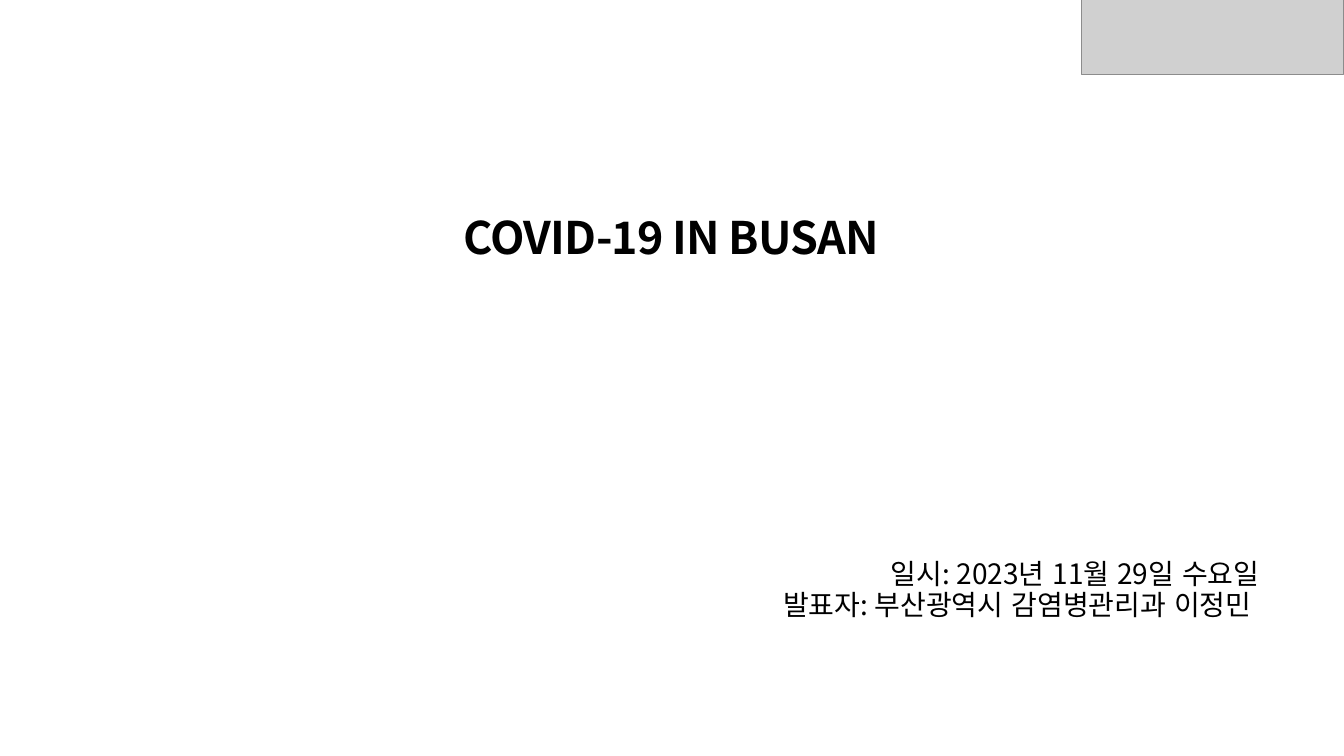
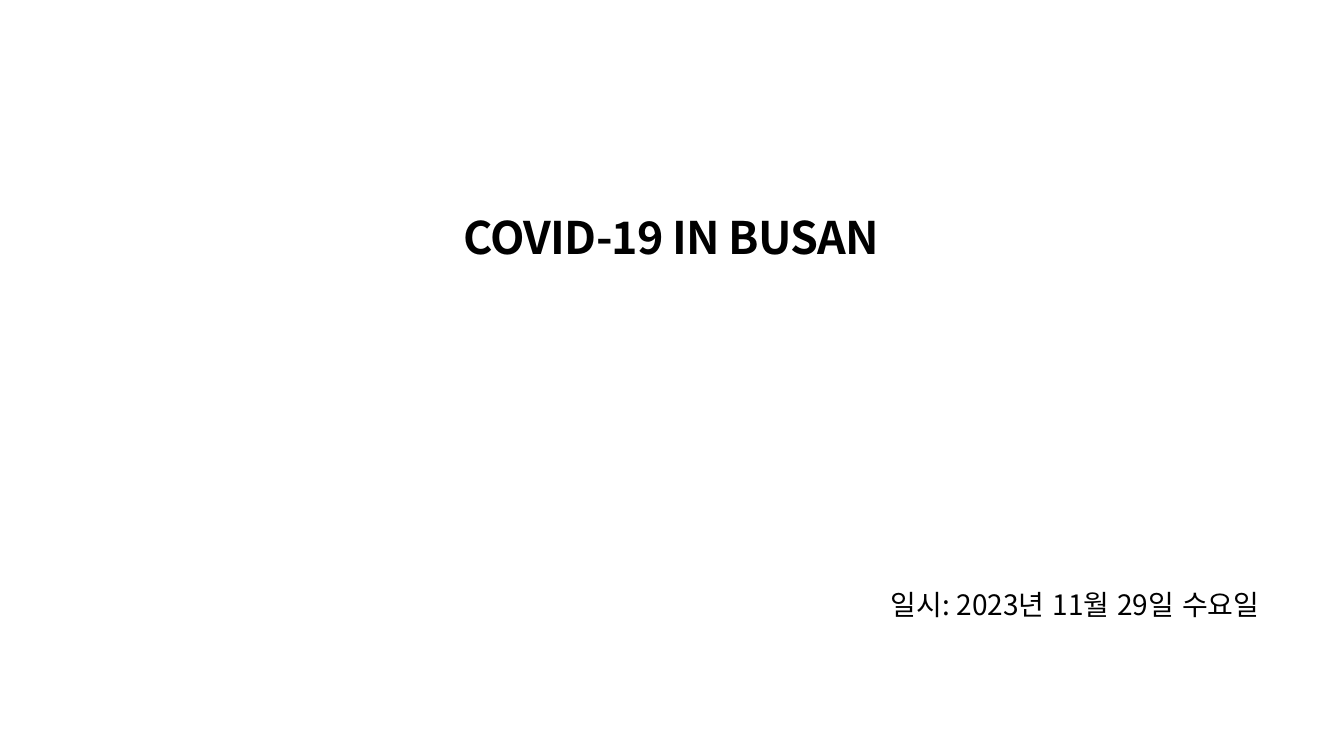
Before and after one commit to a01051657604-hash/-james127-homepage, a slide deck: slide 1 of assets/library/doc-009-6bd9d391f91c.pptx. Drawn at 1344x756 pixels with LibreOffice and Linux fonts; fonts in the diff are those of the drawing; grey boxes stand for pictures; background and template pictures are left out. Boxes give left, top, right and bottom in pixels: in the first picture for what was removed or moved away, otherwise in the second. Text is boxed around its words. In the diff, an @@ line names an element or a change of style, - is before the commit and + after.

```diff
--- a/assets/library/doc-009-6bd9d391f91c.pptx
+++ b/assets/library/doc-009-6bd9d391f91c.pptx
@@ picture removed at bbox=[1082, 0, 1344, 75] @@
@@ text at bbox=[783, 591, 1251, 618]: paragraph removed @@
-발표자: 부산광역시 감염병관리과 이정민
```
Also in this commit, not shown: 3 other slides changed, 4 slides removed, 11 other files.
